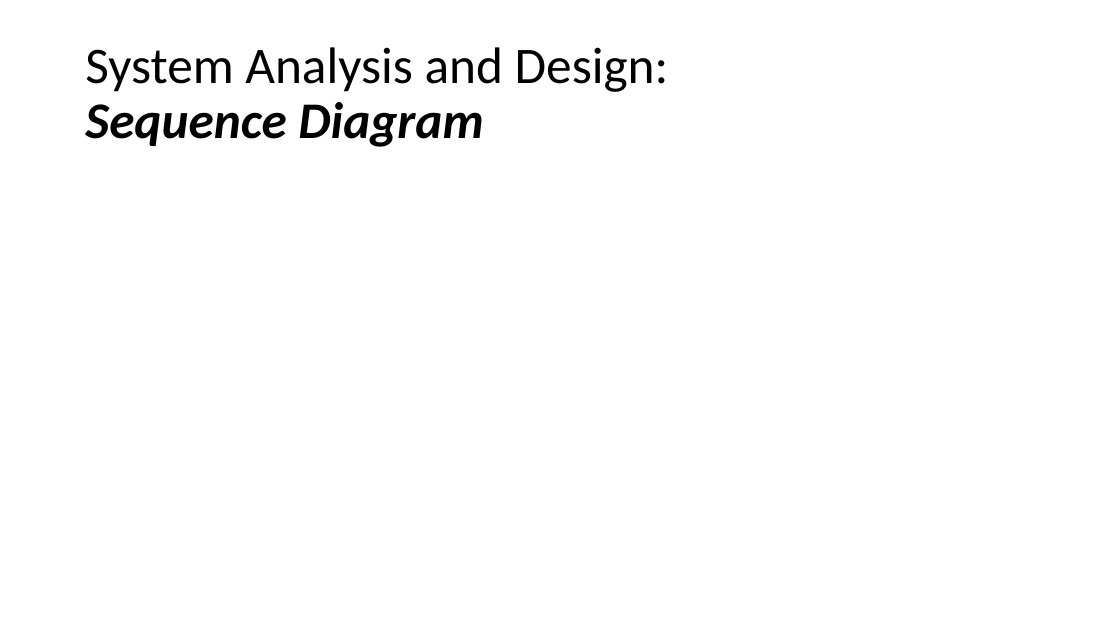
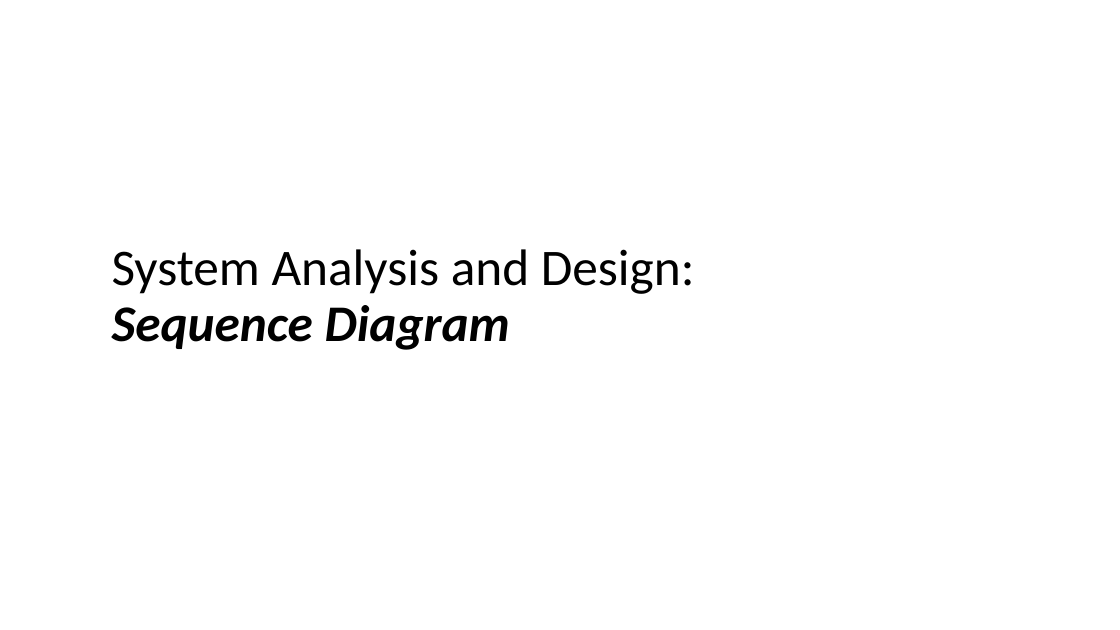
Before and after one commit to FCI-E-campus/fci-e-campus-docs, a slide deck: slide 29 of Mid-year document & presentation/FCI-CU-GP-Midyear-Presentation.pptx (slide 15 before the commit). Drawn at 1120x630 pixels with LibreOffice and Linux fonts; fonts in the diff are those of the drawing. Boxes give left, top, right and bottom in pixels: in the first picture for what was removed or moved away, otherwise in the second. Text is boxed around its words. In the diff, an @@ line names an element or a change of style, - is before the commit and + after.

```diff
--- a/Mid-year document & presentation/FCI-CU-GP-Midyear-Presentation.pptx
+++ b/Mid-year document & presentation/FCI-CU-GP-Midyear-Presentation.pptx
@@ title "System Analysis and Design: Sequence ...": place and size @@
-title "System Analysis and Design: Sequence ..." at (85, 47, 669, 147)
+title "System Analysis and Design: Sequence ..." at (112, 249, 695, 350)
```
Also in this commit, not shown: 9 other slides changed, 23 slides added, 2 other files.
